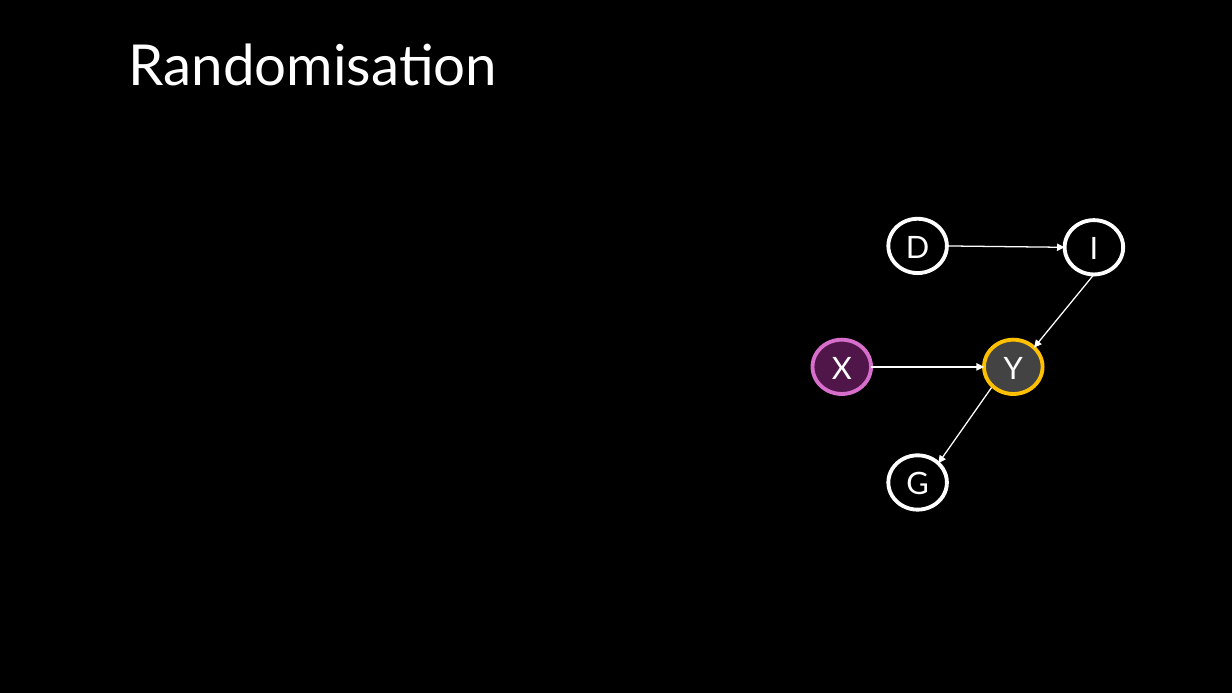
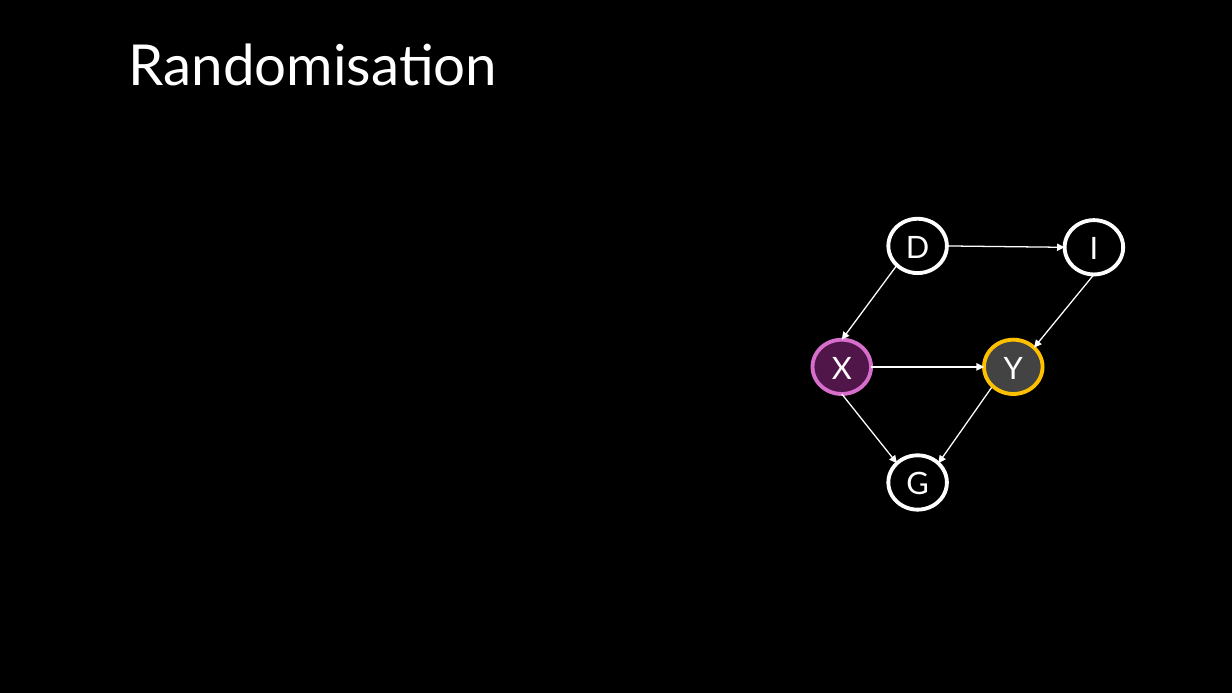
Before and after one commit to DeonRoos/stats-for-biologists, a slide deck: slide 23 of Lectures/Lecture 07.2 Confounding.pptx (slide 32 before the commit). Drawn at 1232x693 pixels with LibreOffice and Linux fonts; fonts in the diff are those of the drawing; grey boxes stand for pictures. Boxes give left, top, right and bottom in pixels: in the first picture for what was removed or moved away, otherwise in the second. Text is boxed around its words. In the diff, an @@ line names an element or a change of style, - is before the commit and + after.

```diff
--- a/Lectures/Lecture 07.2 Confounding.pptx
+++ b/Lectures/Lecture 07.2 Confounding.pptx
@@ arrow added from (897, 265) to (842, 340), #FFFFFF 1 pt @@
@@ arrow added from (842, 394) to (897, 463), #FFFFFF 1 pt @@
```
Also in this commit, not shown: 14 other slides changed, 3 slides added, 15 slides removed, 13 other files.
